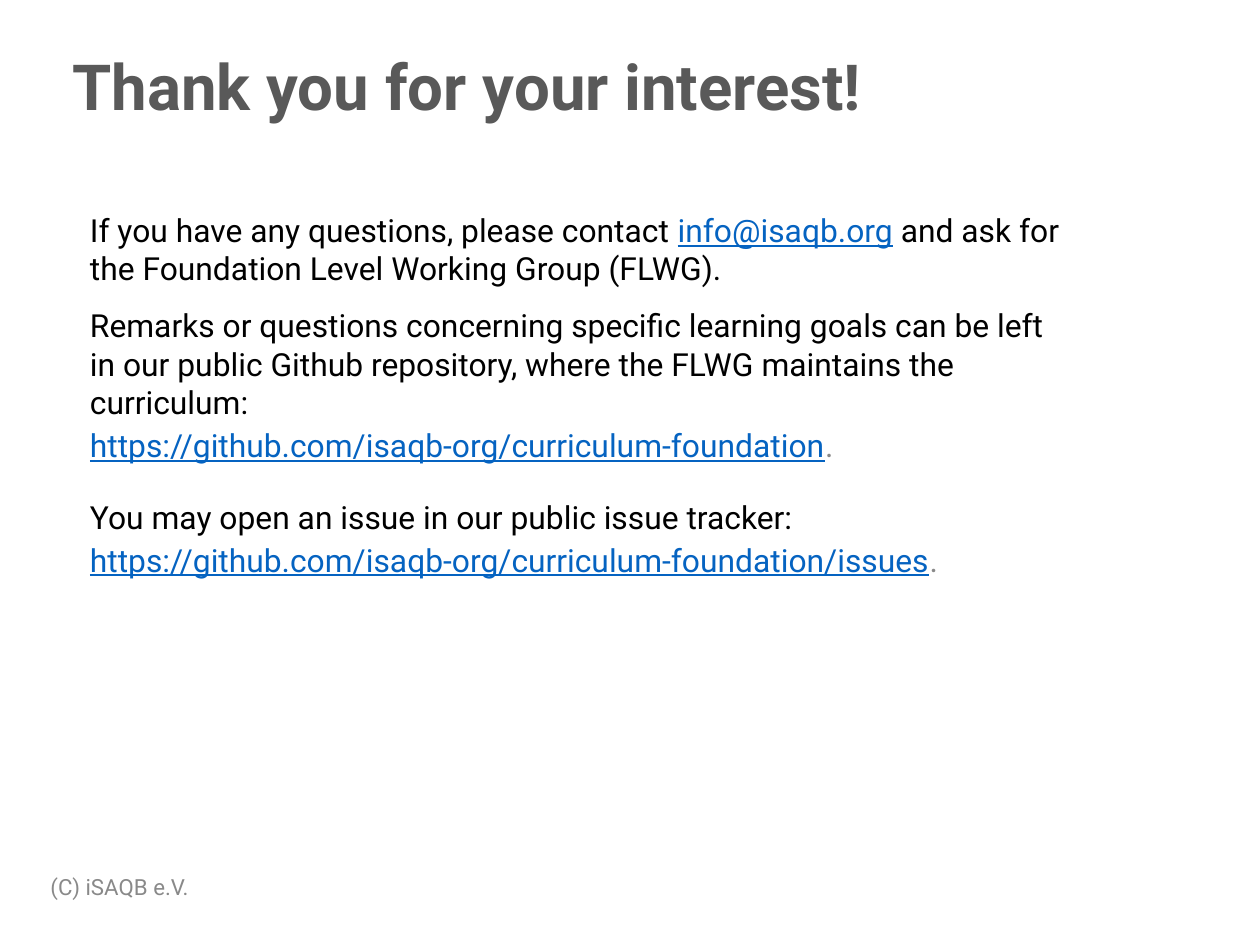
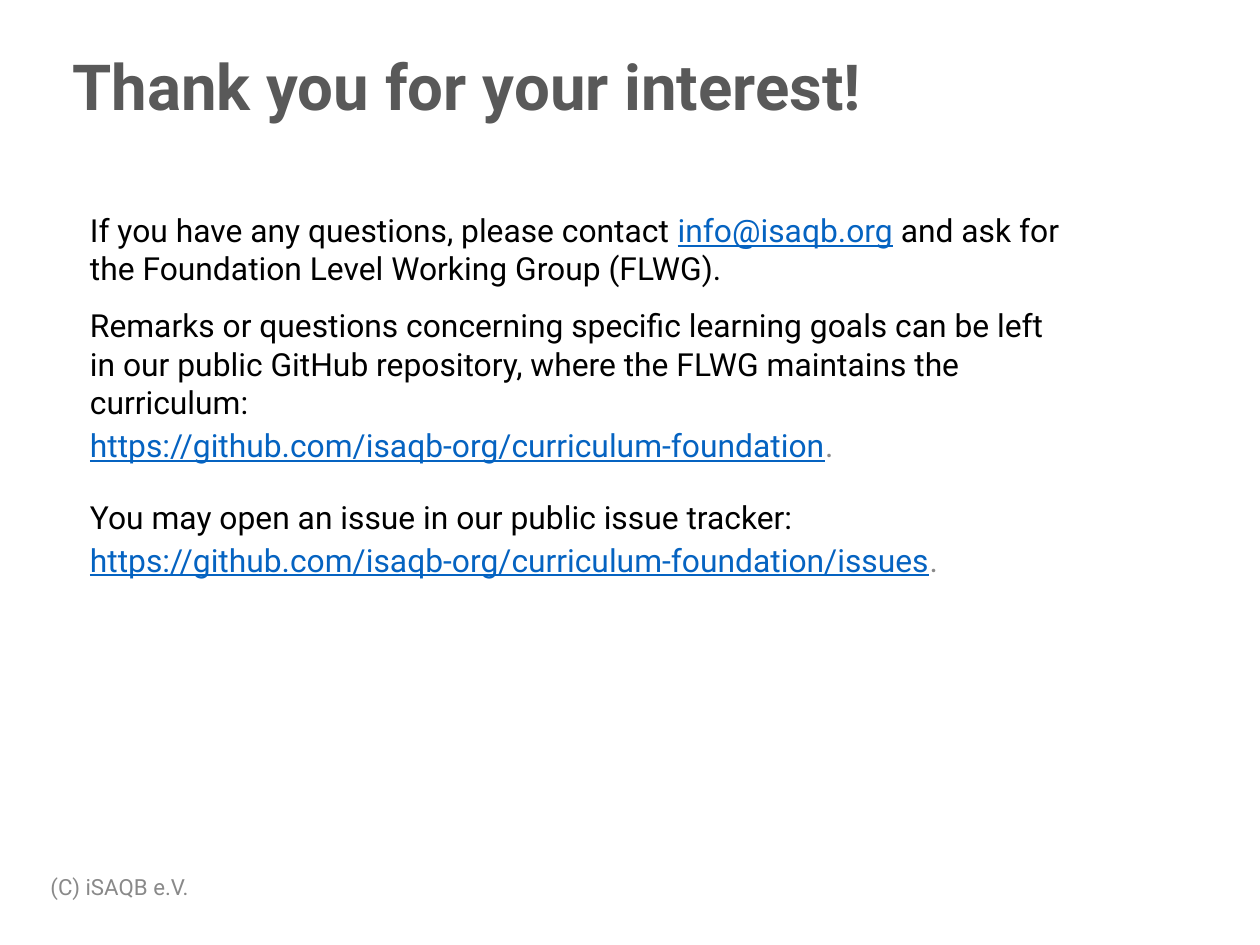
Before and after one commit to isaqb-org/examination-foundation, a slide deck: slide 25 of raw/examination_guide/Examination-Guide-EN.pptx (slide 12 before the commit). Drawn at 1260x945 pixels with LibreOffice and Linux fonts; fonts in the diff are those of the drawing; background and template pictures are left out. Boxes give left, top, right and bottom in pixels: in the first picture for what was removed or moved away, otherwise in the second. Text is boxed around its words. In the diff, an @@ line names an element or a change of style, - is before the commit and + after.

```diff
--- a/raw/examination_guide/Examination-Guide-EN.pptx
+++ b/raw/examination_guide/Examination-Guide-EN.pptx
@@ text at [90, 313, 1043, 415]: text changed @@
-Remarks or questions concerning specific learning goals can be left in our public Github repository, where the FLWG maintains the curriculum:
+Remarks or questions concerning specific learning goals can be left in our public GitHub repository, where the FLWG maintains the curriculum:
```
Also in this commit, not shown: 8 other slides changed, 16 slides added, 3 slides removed, 1 other file.
